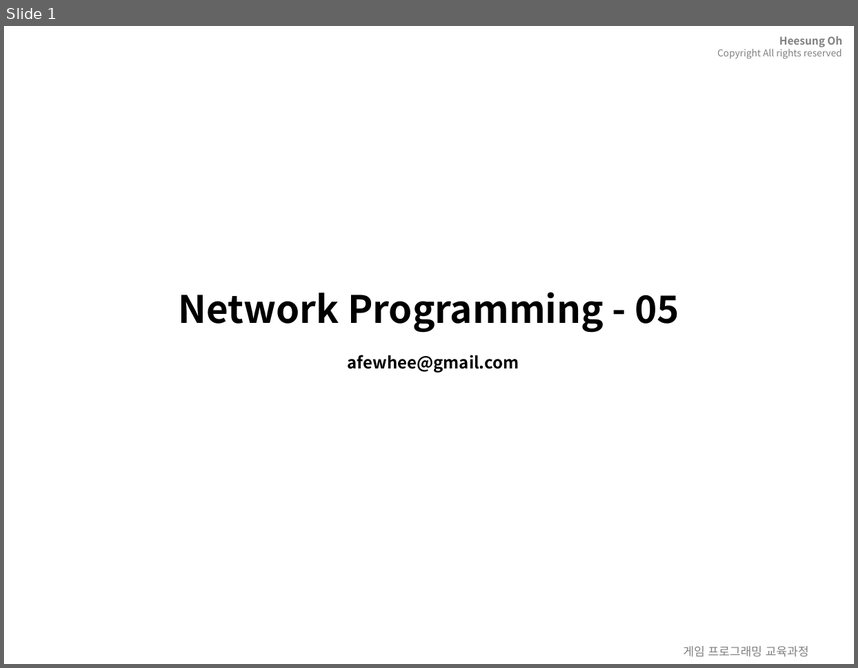
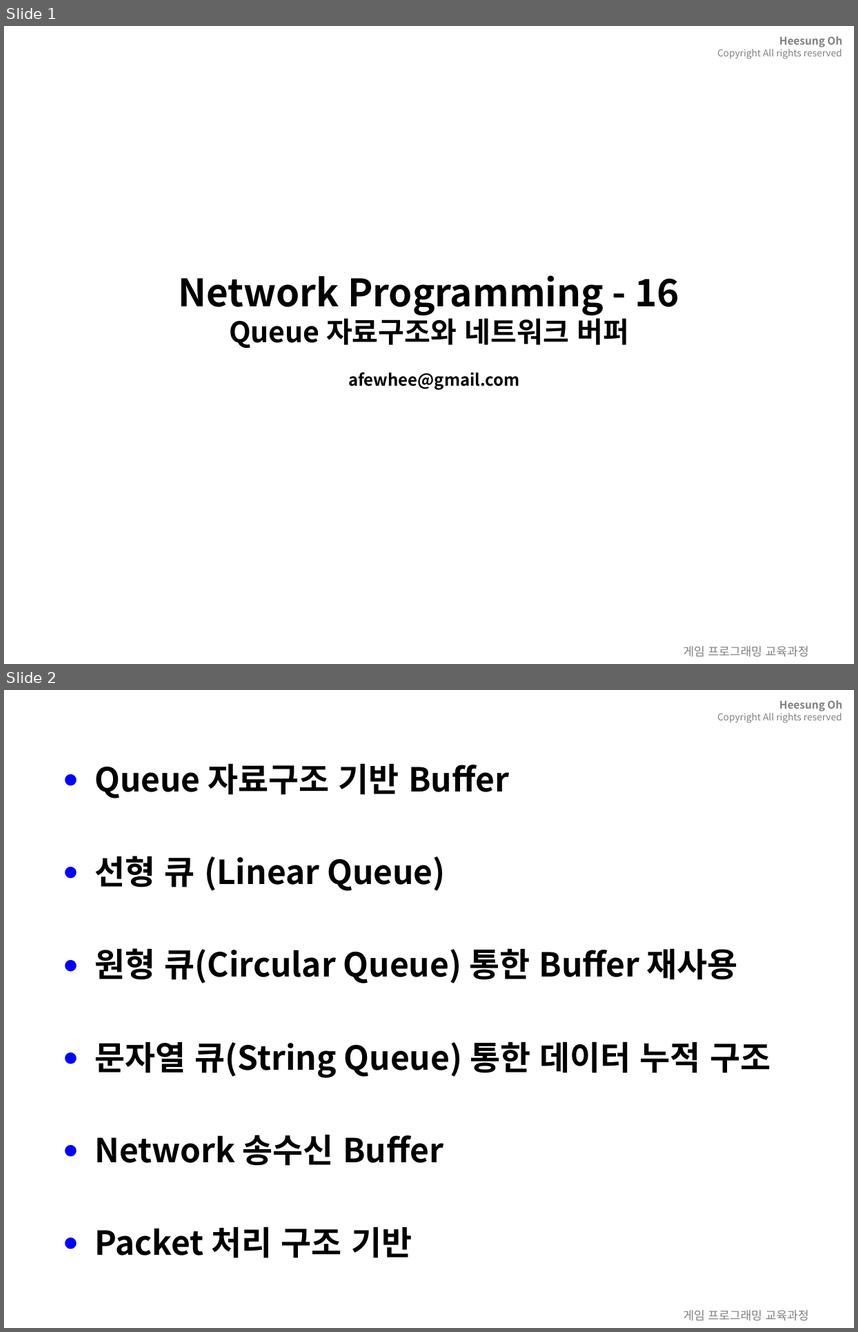
Before and after one commit to 3dapi/dv05_netlib, a slide deck: ppt/_network_16.pptx. Shown one above the other, each under a label of ours: slide 1 before the commit, slides 1 and 2 after it. The pictures are 858x668 and 858x1332 pixels, drawn with LibreOffice and Linux fonts; fonts in the diff are those of the drawing; background and template pictures are left out. Boxes give left, top, right and bottom in pixels: in the first picture for what was removed or moved away, otherwise in the second. Text is boxed around its words. In the diff, an @@ line names an element or a change of style, - is before the commit and + after.

```diff
--- a/ppt/_network_16.pptx
+++ b/ppt/_network_16.pptx
@@ slide 2 added at (4,690,854,1328), background picture (left out); not listed: 1 template element that a slide beside it also shows @@
@@ title added at (54,694,824,738), 28 pt, text #FFFFFF, bold @@
+16.0 학습 목표
@@ text added at (94,764,771,1258), 28 pt, text #000000, bold @@
+● Queue 자료구조 기반 Buffer
+● 선형 큐 (Linear Queue)
+● 원형 큐(Circular Queue) 통한 Buffer 재사용
+● 문자열 큐(String Queue) 통한 데이터 누적 구조
+● Network 송수신 Buffer
+● Packet 처리 구조 기반
@@ text added at (683,1310,809,1321), 10 pt, text #808080 @@
+게임 프로그래밍 교육과정
@@ slide 1 changed as well @@
@@ title at (178,275,680,390): text changed @@
-Network Programming - 05
-afewhee@gmail.com
+Network Programming - 16
+Queue 자료구조와 네트워크 버퍼
+afewhee@gmail.com
```
Also in this commit, not shown: 3 other slides changed, 51 other slides added, 54 other files.
